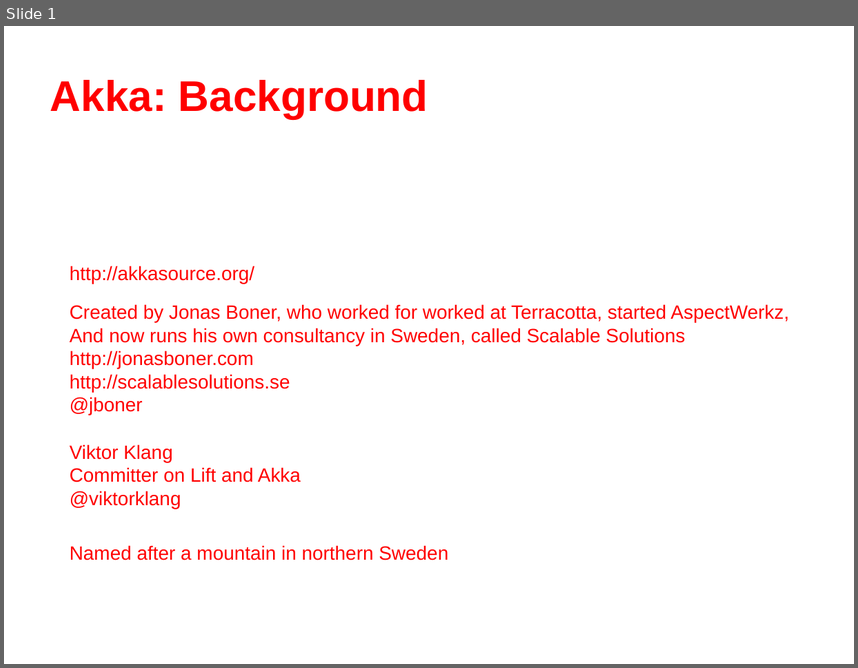
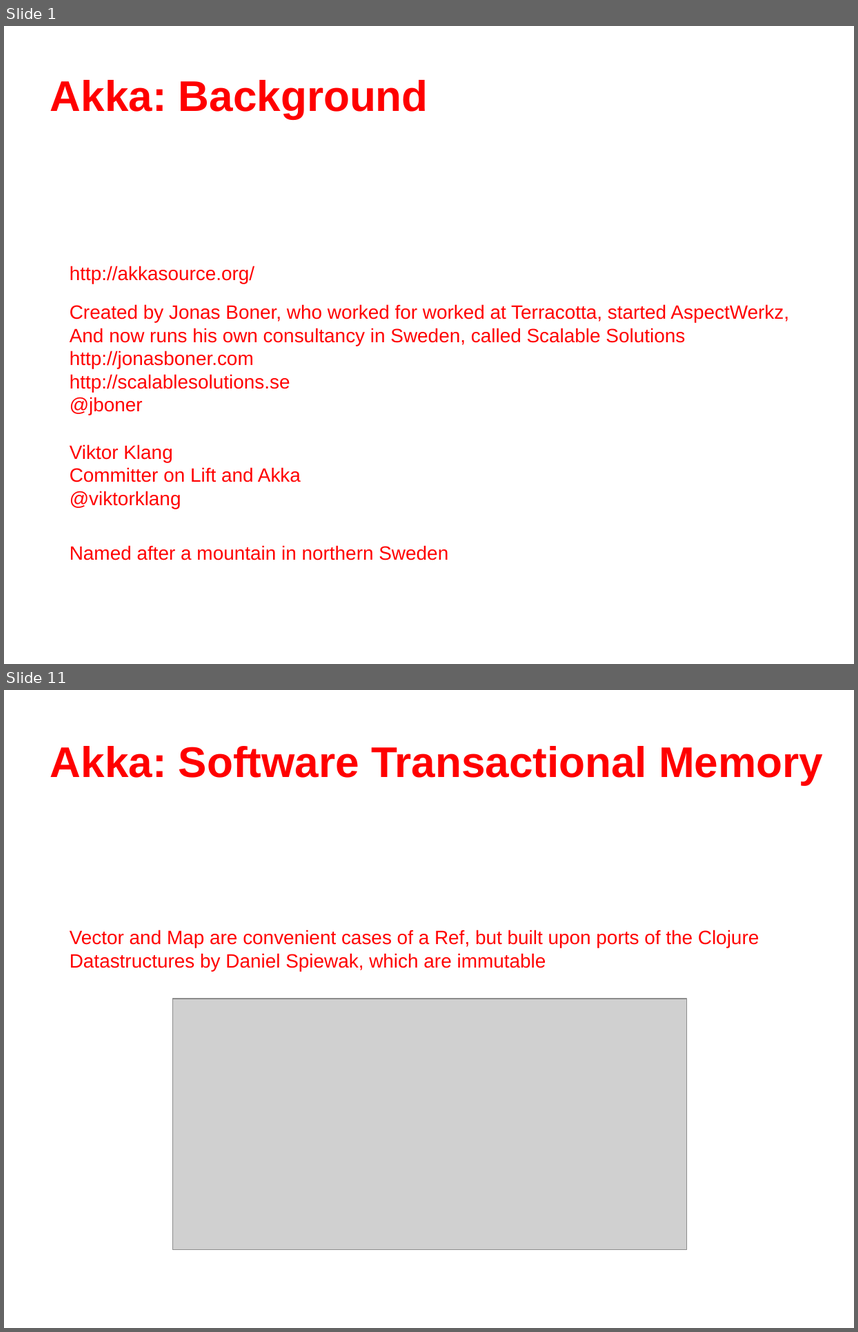
Before and after one commit to dwhitney/akka_meetup, a slide deck: akka.odp. Shown one above the other, each under a label of ours: slide 1 before the commit, slides 1 and 11 after it; the slides between them are not shown. The pictures are 858x668 and 858x1332 pixels, drawn with LibreOffice and Linux fonts; fonts in the diff are those of the drawing; grey boxes stand for pictures; background and template pictures are left out. Boxes give left, top, right and bottom in pixels: in the first picture for what was removed or moved away, otherwise in the second. Text is boxed around its words. In the diff, an @@ line names an element or a change of style, - is before the commit and + after.

```diff
--- a/akka.odp
+++ b/akka.odp
@@ slide 11 added at [4,690,854,1328], background picture (left out) @@
@@ text added at [50,746,823,785], 40 pt, text #FF0000, bold @@
+Akka: Software Transactional Memory
@@ text added at [70,929,759,971], 18 pt, text #FF0000 @@
+Vector and Map are convenient cases of a Ref, but built upon ports of the Clojure
+Datastructures by Daniel Spiewak, which are immutable
@@ picture added at [173,998,688,1250] @@
```
Also in this commit, not shown: 1 slide changed, 10 other slides added, 1 other file.
